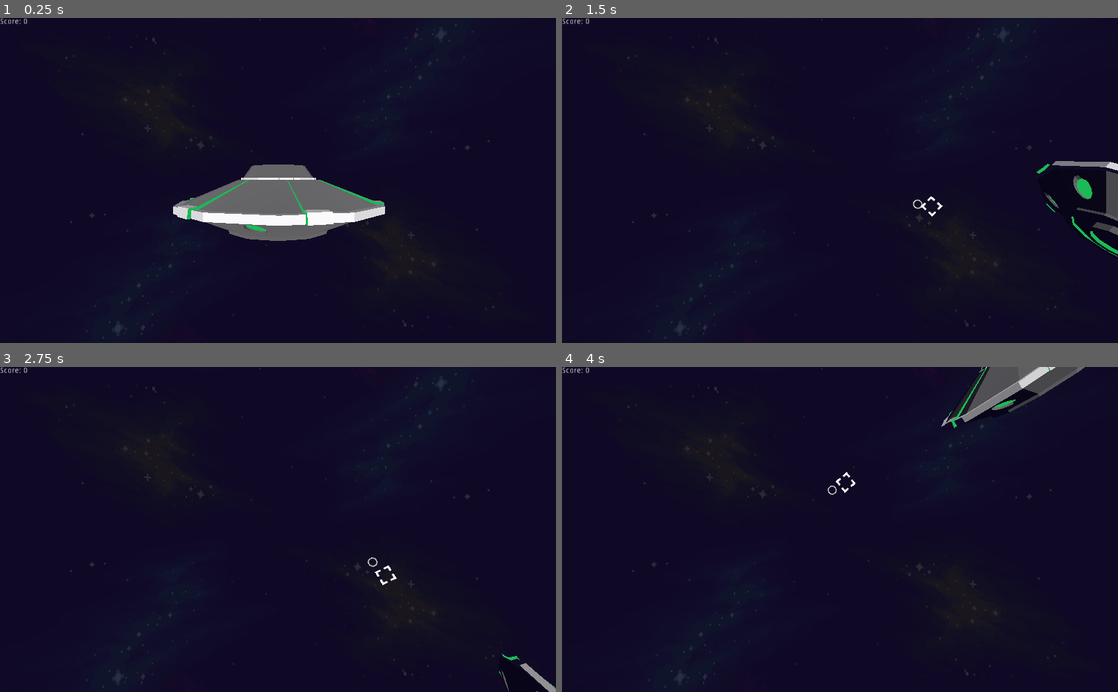
Above: before the commit, frames 1-4 (two rows, left to right).
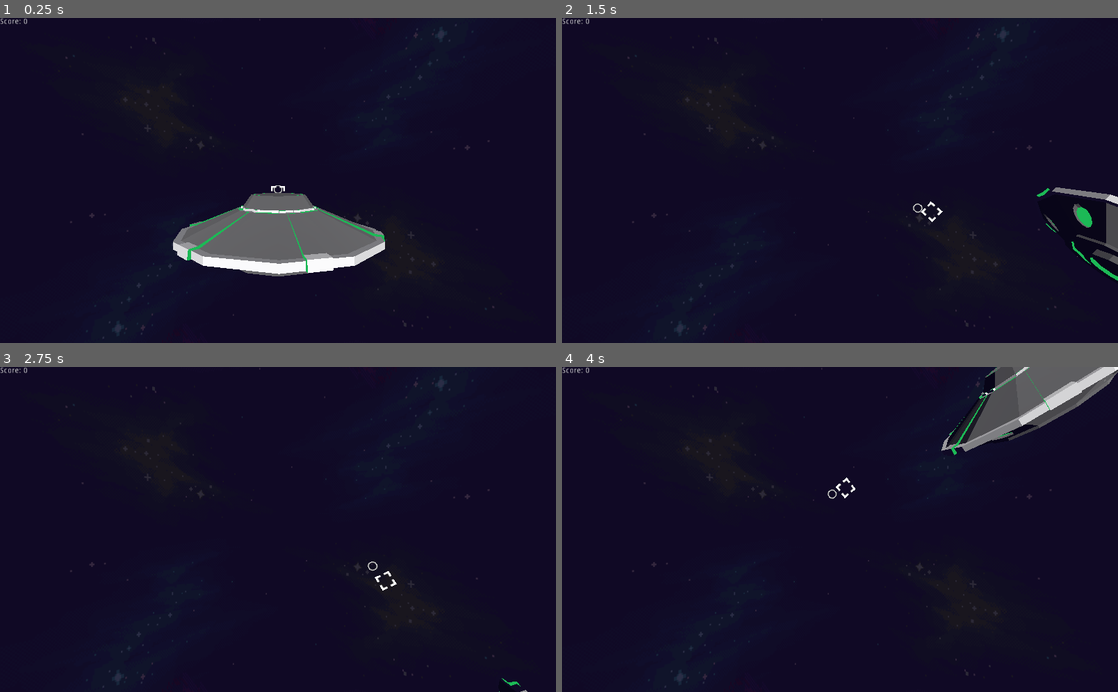
Above: after the commit, the same moments.

Repository: peterdawsonsw/SpaceShooter32bit
Game: Godot game, scene res://Main.tscn
Same seed, same stepped clock (60 frames per second), same inputs: the game is played once before the commit and once after it.
Inputs:
- Up to frame 1 (0.25 s): no input
- Up to frame 2 (1.5 s): tap Enter (ui_accept) at 0.5, 0.77 s; hold Right (ui_right) 0.53-1.28 s; hold Down (ui_down) from 1.28 s (still down)
- Up to frame 3 (2.75 s): tap Enter (ui_accept) at 1.52 s; release Down (ui_down) at 2.03 s; hold Right (ui_right) from 2.03 s (still down)
- Up to frame 4 (4 s): release Right (ui_right) at 2.78 s; hold Up (ui_up) 2.78-3.53 s; tap Enter (ui_accept) at 3.02, 3.77 s; hold Left (ui_left) from 3.53 s (still down)

The runs differ from the first frame. In frame 1, 8.1% of the frame differs, in the area x 31-70%, y 45-80%; in frame 2, 1.6%; in frame 3, 0.4%; in frame 4, 3.7%.

Commit message:
working on main scene to have differant game modes

Diff:
--- /dev/null
+++ b/Main.gd
@@ -0,0 +1,16 @@
+extends Spatial
+
+
+# Declare member variables here. Examples:
+# var a = 2
+# var b = "text"
+
+
+# Called when the node enters the scene tree for the first time.
+func _ready():
+	pass # Replace with function body.
+
+
+# Called every frame. 'delta' is the elapsed time since the previous frame.
+func _process(delta):
+	pass
--- a/Main.tscn
+++ b/Main.tscn
@@ -1,9 +1,10 @@
-[gd_scene load_steps=7 format=2]
+[gd_scene load_steps=8 format=2]
 
 [ext_resource path="res://Player/ufo.tscn" type="PackedScene" id=1]
 [ext_resource path="res://RichTextLabel.gd" type="Script" id=2]
 [ext_resource path="res://Blender Imports/3D Space Shooter Assets/environment.png" type="Texture" id=3]
 [ext_resource path="res://NPC/Spawner.gd" type="Script" id=4]
+[ext_resource path="res://Main.gd" type="Script" id=5]
 
 [sub_resource type="PanoramaSky" id=1]
 panorama = ExtResource( 3 )
@@ -14,9 +15,7 @@
 ambient_light_color = Color( 0.027451, 0.709804, 0.917647, 1 )
 
 [node name="Main" type="Spatial"]
-
-[node name="Camera" type="Camera" parent="."]
-transform = Transform( 1, 0, 0, 0, 1, 0, 0, 0, 1, 0, 1.87025, 12.0192 )
+script = ExtResource( 5 )
 
 [node name="WorldEnvironment" type="WorldEnvironment" parent="."]
 environment = SubResource( 2 )
@@ -39,4 +38,7 @@
 margin_bottom = 76.0
 script = ExtResource( 2 )
 
+[node name="Camera" type="Camera" parent="."]
+transform = Transform( 1, 0, 0, 0, 1, 0, 0, 0, 1, 0, 3.31536, 12.0192 )
+
 [connection signal="timeout" from="Timer" to="Spawner" method="_on_Timer_timeout"]
